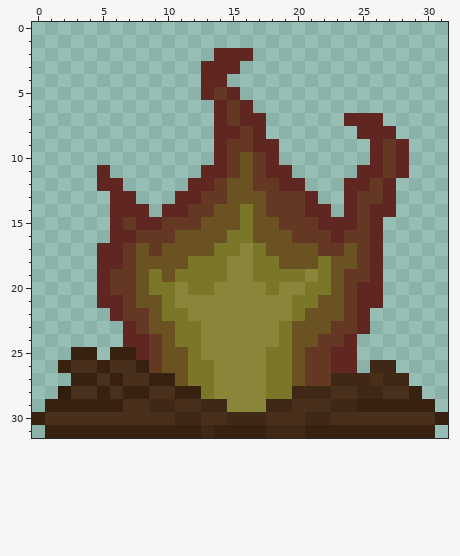
Pixel-art sprite, stored at android/assets/entity/interactiveentity/campfire.png. This is how it looked before the edit.
The file is 64x64 pixels, drawn in blocks of 2x2; one block is one cell here. Colours within 5 levels of each other are drawn and written as one.
After the commit:
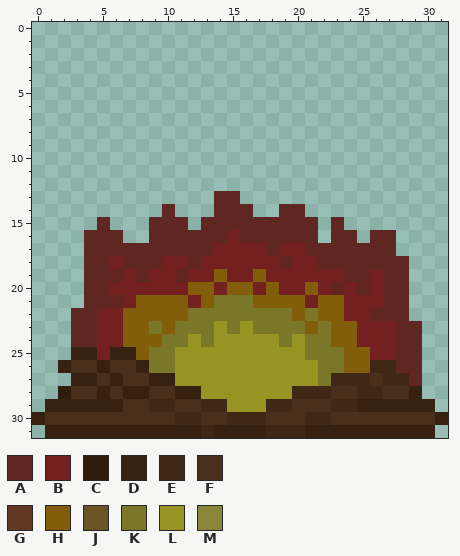
Palette (. is transparent): A #602722  B #752020  C #2f1c0d  D #372111  E #402816  F #49301d  G #643822  H #825e0a  J #6b5223  K #7a7728  L #989423  M #898639
Commit: Changed campfire texture and added bacon
Difference:
Changed rows in their new state; - is an unchanged pixel.
first column x 3:
 2 -----------...-------------
 3 ----------...--------------
 4 ----------..---------------
 5 ----------...--------------
 6 -----------...-------------
 7 -----------....------...---
 8 -----------....-------...--
 9 -----------.....-------...-
10 -----------.....-------...-
11 --.-------.......-----....-
12 --..-----.........---....--
13 ---..---...AA......--....--
14 ---...--...AAA..AA..-....--
15 --A...-AA.AAAAAAAAA.-...---
16 -AA-..AAAAAABAAAAAA.-A.-A--
17 -A--AAAAAAABBBBABBAAAAA-A--
18 -A-BAAABBABBBBBBABBAAAA-AA-
19 -A-ABABBABBHBBHBBBBBBAABAA-
20 -A-BBBBBBHHBHHBHBBHBAB-BAA-
21 -A--BHHHHBHKKKHHHHBHHBBBAA-
22 AABBHHHHHKKKKKKKKHKHHBBAAA-
23 AABBHHKH--KLKLKK-KHKHHBBBAA
24 AABBHHHK-LKLLLLL-LKKHHBBBAA
25 --B--HKKLLLLLLLLLLKKKHHBBAA
26 ------KKLLLLLLLLLLLKKHH--AA
27 --------LLLLLLLLLLLK------A
28 ----------LLLLLLL----------
29 ------------LLL------------
Pixel boxes of the changes (left, top, right, bottom) in both pictures:
changed: (71, 48, 422, 412)
